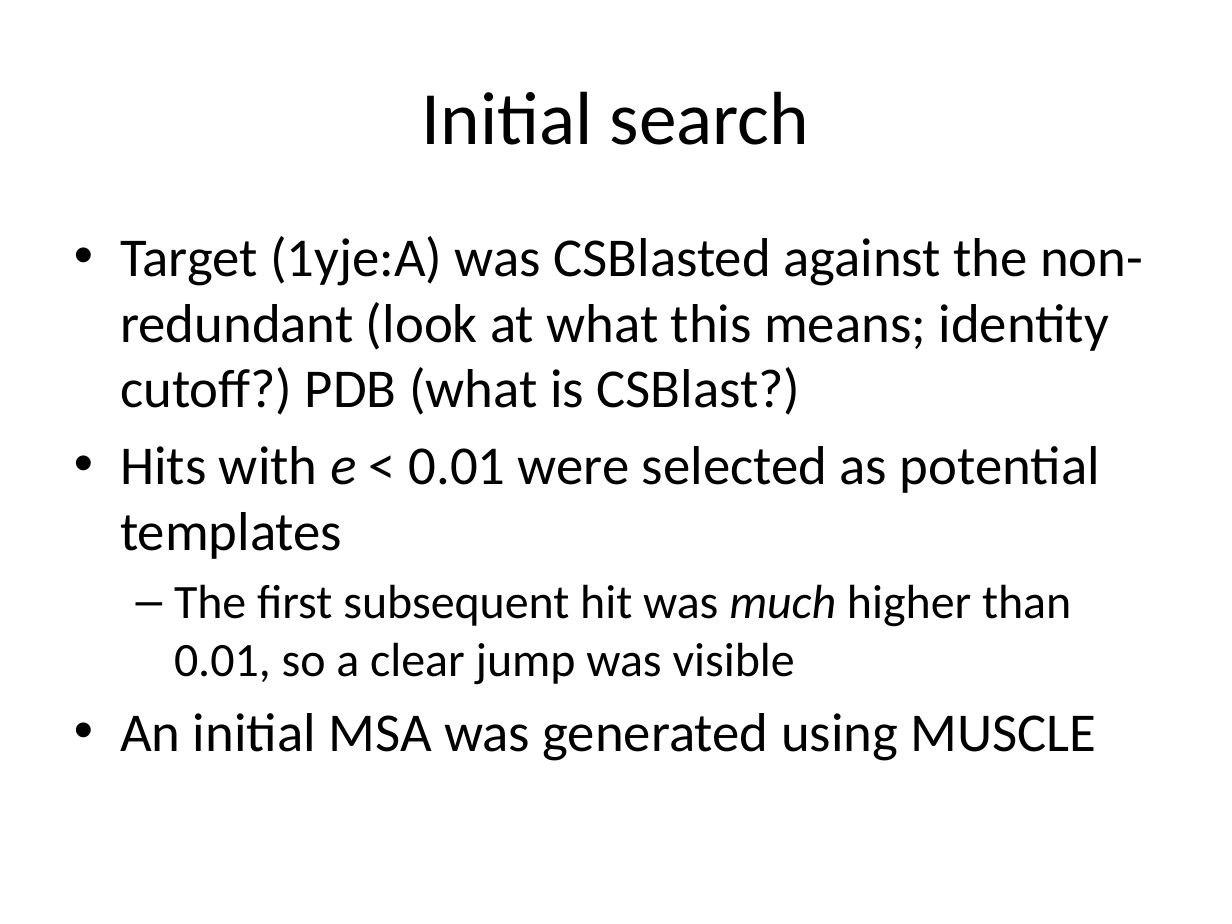
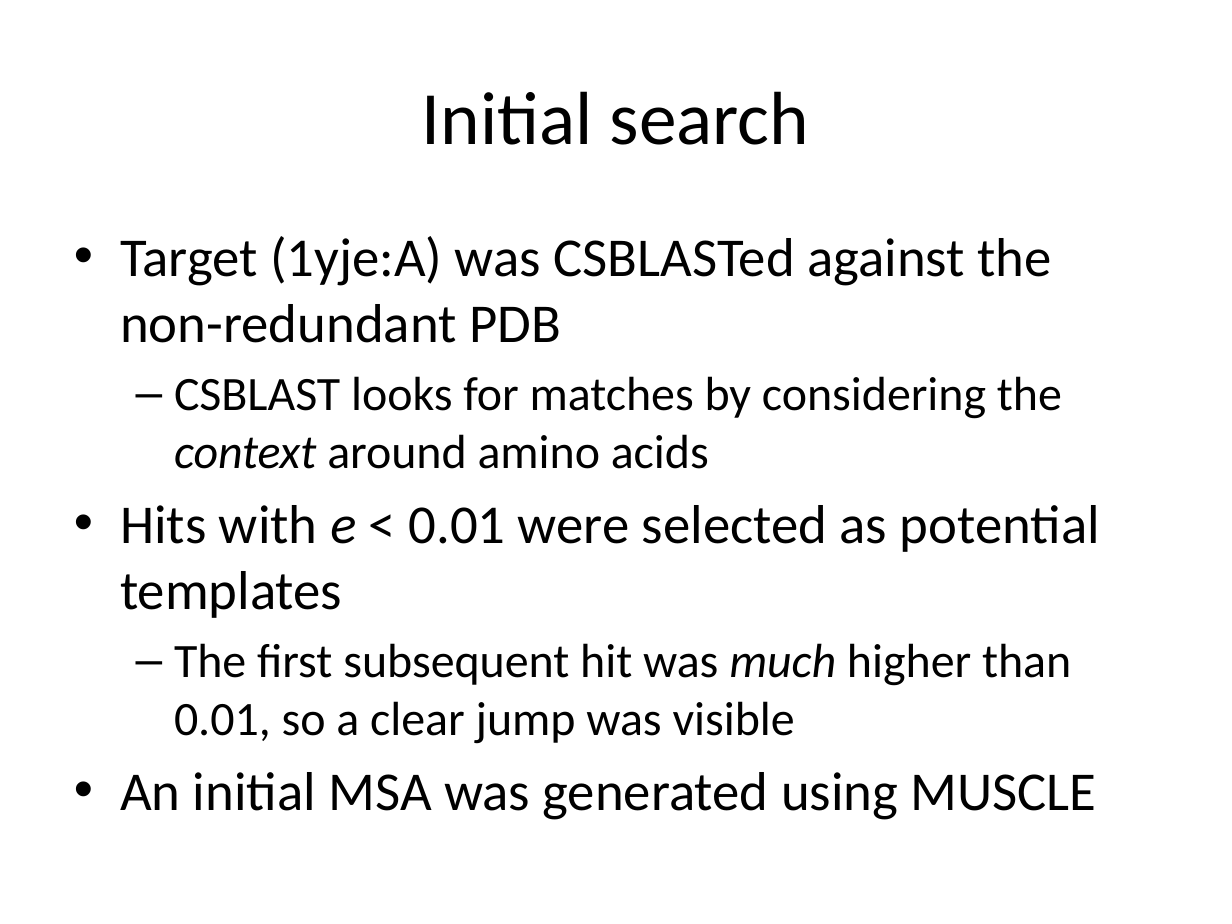
Before and after one commit to iosonofabio/bi2-ss12-p6, a slide deck: slide 5 of project6.pptx. Drawn at 1232x924 pixels with LibreOffice and Linux fonts; fonts in the diff are those of the drawing. Boxes give left, top, right and bottom in pixels: in the first picture for what was removed or moved away, otherwise in the second. Text is boxed around its words. In the diff, an @@ line names an element or a change of style, - is before the commit and + after.

```diff
--- a/project6.pptx
+++ b/project6.pptx
@@ text at [120, 236, 1062, 469]: text changed; size 32 to 28 pt @@
-• Target (1yje:A) was CSBlasted against the non-redundant (look at what this means; identity cutoff?) PDB (what is CSBlast?)
+• Target (1yje:A) was CSBLASTed against the non-redundant PDB
+  – CSBLAST looks for matches by considering the context around amino acids
```
Also in this commit, not shown: 5 other slides changed, 3 slides added, 1 slide removed.
